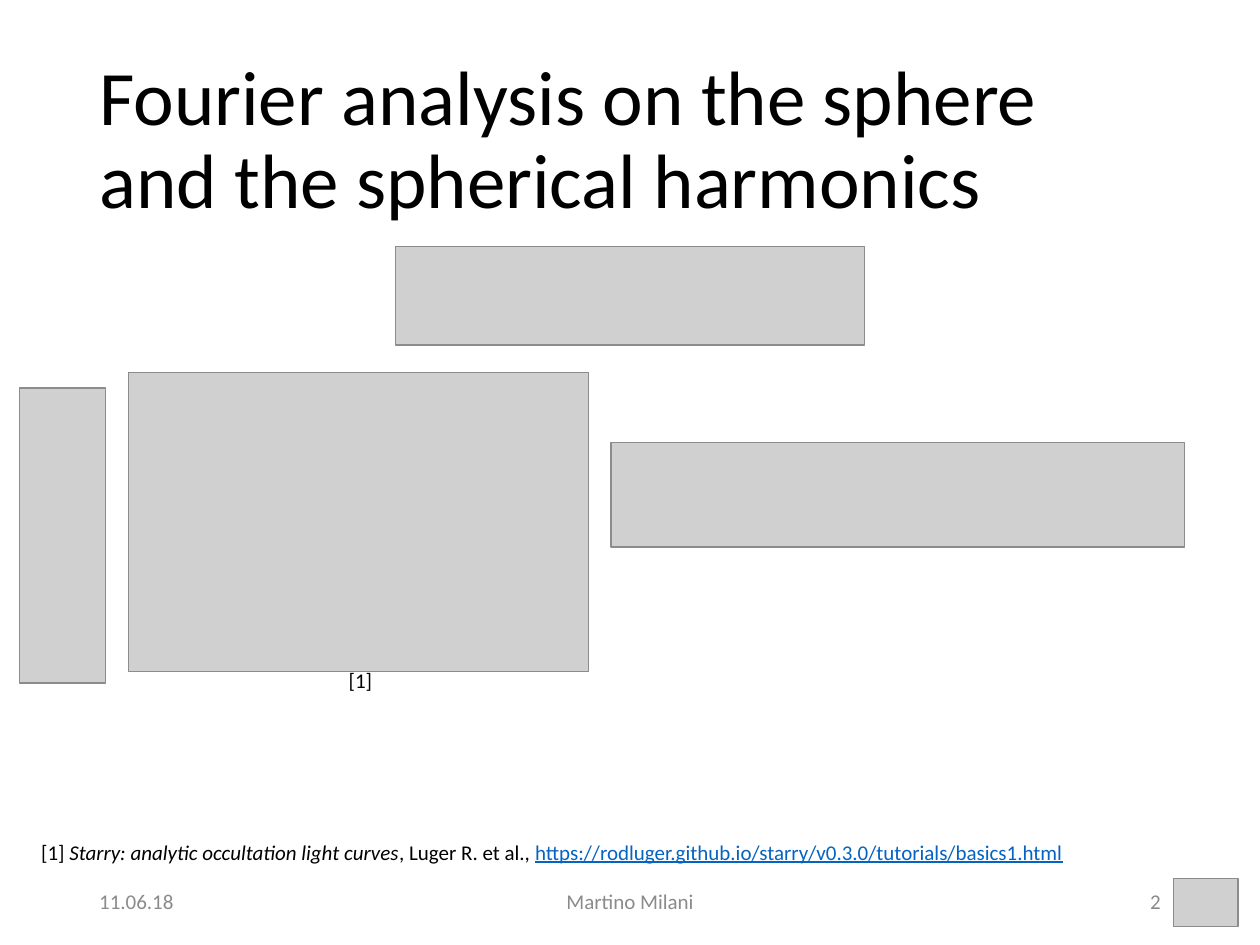
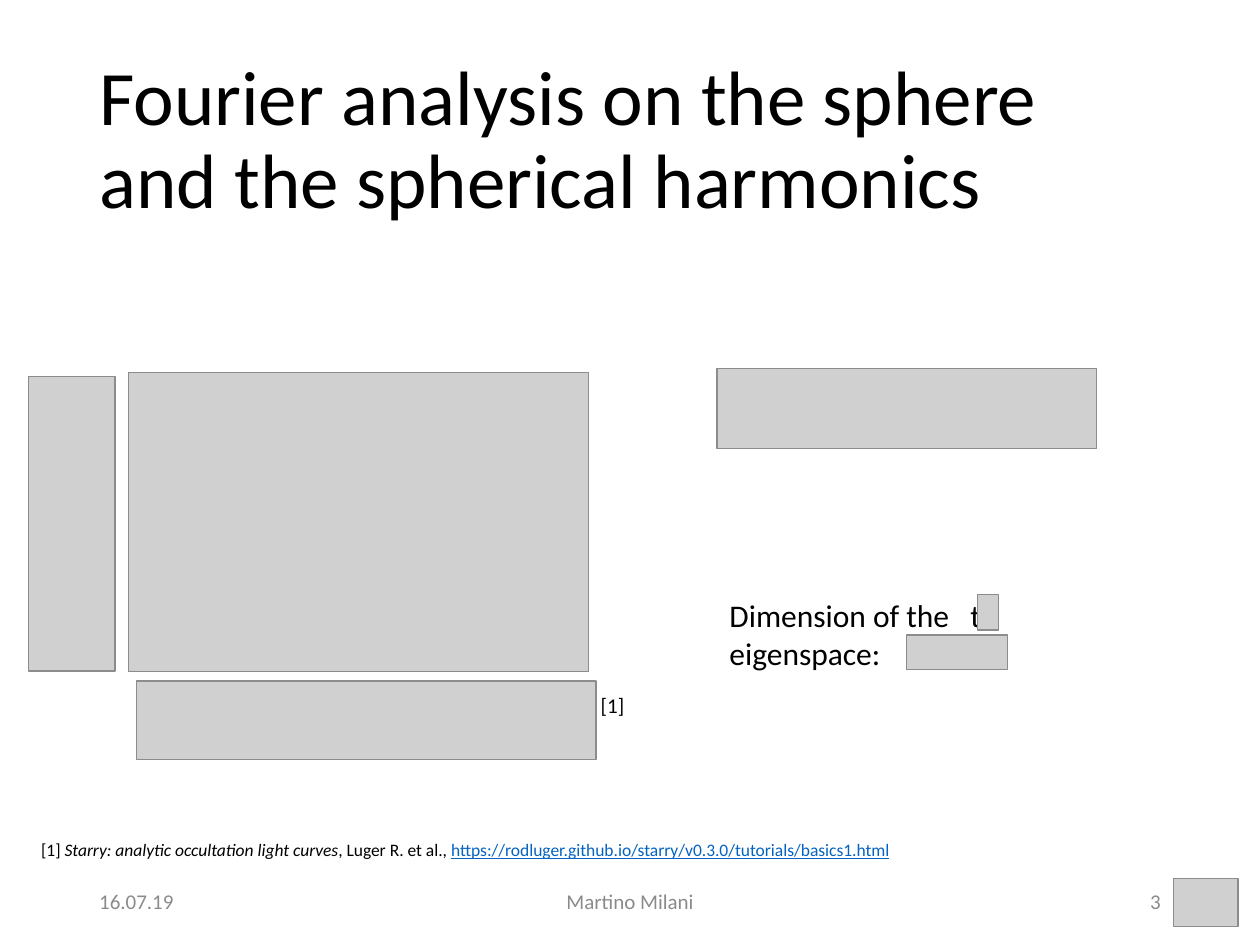
Before and after one commit to MartMilani/PDM, a slide deck: slide 3 of presentation/milani.pptx (slide 2 before the commit). Drawn at 1260x945 pixels with LibreOffice and Linux fonts; fonts in the diff are those of the drawing; grey boxes stand for pictures; background and template pictures are left out. Boxes give left, top, right and bottom in pixels: in the first picture for what was removed or moved away, otherwise in the second. Text is boxed around its words. In the diff, an @@ line names an element or a change of style, - is before the commit and + after.

```diff
--- a/presentation/milani.pptx
+++ b/presentation/milani.pptx
@@ picture: place and size @@
-picture at box(19, 388, 106, 683)
+picture at box(29, 377, 116, 672)
@@ picture: place and size @@
-picture at box(396, 247, 866, 345)
+picture at box(717, 369, 1096, 449)
@@ picture removed at box(611, 442, 1184, 547) @@
@@ picture added at box(978, 595, 999, 630) @@
@@ text added at box(729, 600, 997, 671), 18 pt, text #000000 @@
+Dimension of the th eigenspace:
@@ picture added at box(907, 635, 1008, 669) @@
@@ picture added at box(136, 680, 596, 759) @@
@@ text "[1]": place and size @@
-text "[1]" at box(349, 670, 372, 691)
+text "[1]" at box(601, 698, 624, 716)
@@ text "[1] Starry: analytic occultation light ..." at box(41, 843, 889, 859): size 12 to 10 pt @@
@@ text at box(99, 895, 173, 909): text changed @@
-11.06.18
+16.07.19
@@ page number at box(1150, 895, 1161, 909): text changed @@
-2
+3
```
Also in this commit, not shown: 19 other slides changed, 2 slides added, 1 slide removed, 25 other files.
